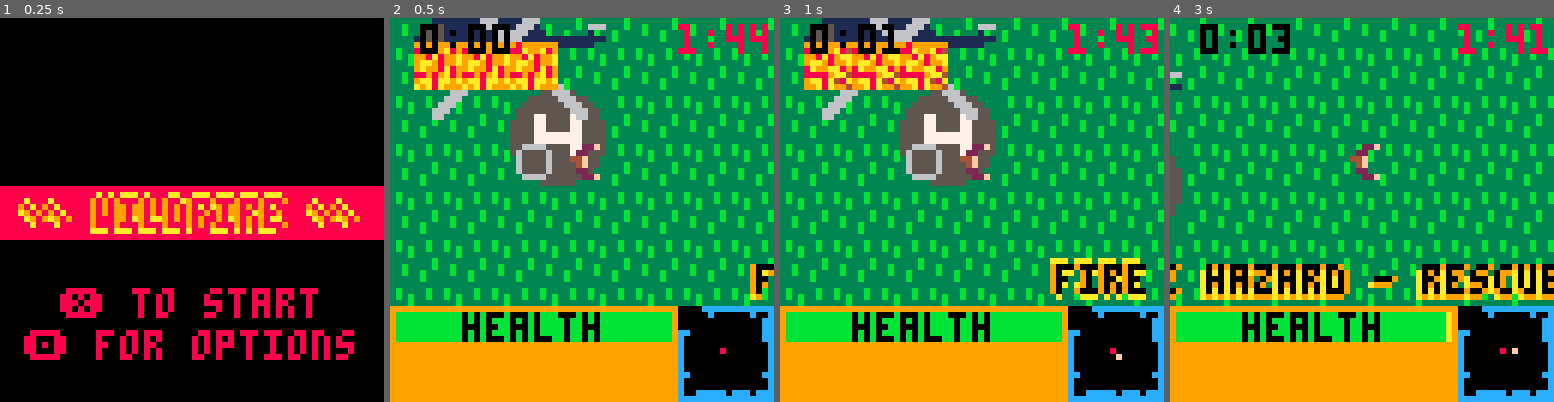
Above: before the commit, frames 1-4 (left to right).
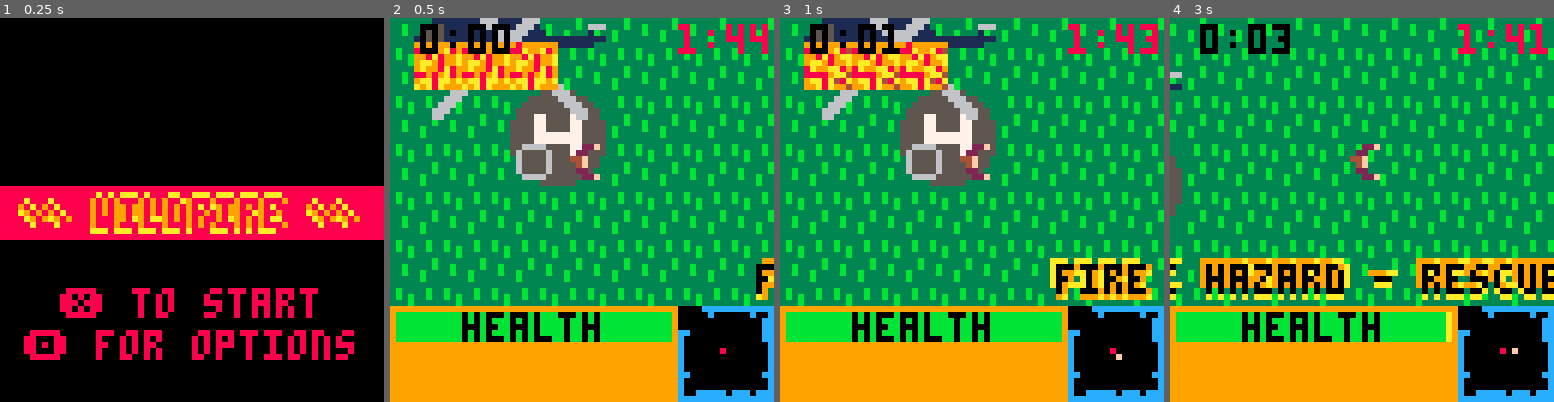
Above: after the commit, the same moments.

Repository: notCalle/pico-8-carts
Game: PICO-8 cartridge wildfire.p8
Same seed, same stepped clock (60 frames per second), same inputs: the game is played once before the commit and once after it.
Inputs:
- Up to frame 1 (0.25 s): no input
- Up to frame 2 (0.5 s): tap X (X key) at 0.33 s
- Up to frame 3 (1 s): tap O (Z key) at 0.7 s
- Up to frame 4 (3 s): tap X (X key) at 1.07, 1.85, 2.97 s; hold Right 1.6-2.1 s; tap O (Z key) every 0.4 s from 1.7 to 2.9 s; hold Up 2.15-2.42 s; hold Right from 2.47 s (still down)

Frame 1 is identical in both runs. In frame 2, 0.3% of the frame differs, in the area x 93-100%, y 62-74%; in frame 3, 1.1%; in frame 4, 4.7%, in the area x 0-100%, y 62-74%.

Commit message:
Add difficulty options and secret godmode

Diff:
--- a/wildfire.p8
+++ b/wildfire.p8
@@ -19,12 +19,15 @@
 cdata={
 	magic_number=0xdeadbeef,
 	magic=0,
-	version=1,
+	version=2,
 	last_time=2,
 	best_time=3,
 
 	opt={
-		nightmare=62,
+		burnout=59,
+		healing=60,
+		max_bkt=61,
+		difficulty=62,
 		music=63,
 	},
 
@@ -36,6 +39,7 @@
 		for n=2,63 do
 			dset(n,0)
 		end
+		dset(cdata.opt.max_bkt,opt.max("max_bkt"))
 	end,
 }
 
@@ -90,13 +94,13 @@
 
 menu_state={
 	init=function()
-		if(opt.bool("music")) music(0)
+		mus.play(0)
 	end,
 
 	update=function()
-		if button.po then
+		if padp.bo then
 			game.next(options_state)
-		elseif button.px then
+		elseif padp.bx then
 			game.next(world_state)
 		end
 	end,
@@ -116,58 +120,90 @@
 
 opt={
 	music={
-		t="bool",
-		tru=0
+		l={"music","no music"},on=0,
 	},
-	nightmare={
-		t="bool",
-		tru=1
+	difficulty={
+		l={"normal","nightmare","custom"},
+		update=function(v)
+			if v==0 then
+				opt._set("max_bkt",opt.max("max_bkt"))
+				opt._set("healing",opt["healing"].on)
+				opt._set("burnout",opt["burnout"].on)
+			elseif v==1 then
+				opt._set("max_bkt",2)
+				opt._set("healing",1-opt["healing"].on)
+				opt._set("burnout",1-opt["burnout"].on)
+			end
+		end,
 	},
+	max_bkt={
+		min=1,
+		max=5,
+		str=function(v)
+			return tostr(v).." buckets"
+		end,
+		update=function()
+			opt._set("difficulty",opt.max("difficulty"))
+		end,
+	},
+	healing={
+		l={"water heals","no healing"},on=0,
+		update=function()
+			opt._set("difficulty",opt.max("difficulty"))
+		end,
+	},
+	burnout={
+		l={"burns out","burn 4 ever"},on=0,
+		update=function()
+			opt._set("difficulty",opt.max("difficulty"))
+		end,
+	},
+
+	str=function(o)
+		local v=opt.get(o)
+		if(opt[o].str) return opt[o].str(v)
+		return opt[o].l[v+1]
+	end,
+
+	min=function(o)
+		if(opt[o].min) return opt[o].min
+		return 0
+	end,
+
+	max=function(o)
+		if(opt[o].max) return opt[o].max
+		return #opt[o].l-1
+	end,
 
 	get=function(o)
-		local t=opt[o].t
-		return opt["get_"..t](o)
+		return mid(opt.min(o),dget(cdata.opt[o]),opt.max(o))
+	end,
+
+	_set=function(o,v)
+		dset(cdata.opt[o],mid(opt.min(o),v,opt.max(o)))
 	end,
 
 	set=function(o,v)
-		local t=opt[o].t
-		opt["set_"..t](o,v)
-	end,
-
-	str=function(o)
-		local t=opt[o].t
-		return opt["str_"..t](o)
-	end,
-
-	str_bool=function(o)
-		if opt.bool(o) then
-			return "❎"
-		else
-			return "🅾️"
-		end
-	end,
-
-	get_bool=function(o)
-		return dget(cdata.opt[o])%2
-	end,
-
-	set_bool=function(o,v)
-		dset(cdata.opt[o],v%2)
-	end,
-
-	bool=function(o)
-		return opt[o].tru==opt.get(o)
+		opt._set(o,v)
+		if(opt[o].update) opt[o].update(v)
+	end,
+
+	on=function(o)
+		return opt[o].on==opt.get(o)
 	end,
 }
 
 options_state={
 	opt={
 		"music",
-		"nightmare",
+		"difficulty",
+		"max_bkt",
+		"healing",
+		"burnout",
 	},
 
 	init=function(my)
-		music(-1)
+		mus.stop()
 		my.sel=1
 	end,
 
@@ -182,7 +218,7 @@
 			opt.set(k,opt.get(k)+dv)
 		end
 
-		if(button.po or button.px) game.next(menu_state)
+		if(padp.bo or padp.bx) game.next(menu_state)
 	end,
 
 	draw=function(my)
@@ -191,12 +227,18 @@
 		for n=1,#my.opt do
 			local k=my.opt[n]
 			local str=opt.str(k)
+			local v=opt.get(k)
 
 			clip() camera(-1,6)
 			if n==my.sel then
-				print("⬅️"..str.."➡️ "..k,0,n*7,8)
+				local c
+				c=8 if(v==0) c=5
+				print("⬅️",0,n*7,c)
+				c=8 if(v==opt.max(k)) c=5
+				print("➡️",55,n*7,c)
+				cprint(str,n*7,8)
 			else
-				print("  "..str.."   "..k,0,n*7,5)
+				cprint(str,n*7,5)
 			end
 			n+=1
 		end
@@ -209,7 +251,11 @@
 
 gameover_state={
 	init=function()
-		music(-1)
+		mus.play(3)
+	end,
+
+	update=function()
+		if(padp.bx or padp.bo) game.next(menu_state)
 	end,
 
 	draw=function()
@@ -223,7 +269,11 @@
 
 rescued_state={
 	init=function()
-		music(-1)
+		mus.play(4)
+	end,
+
+	update=function()
+		if(padp.bx or padp.bo) game.next(menu_state)
 	end,
 
 	draw=function()
@@ -266,6 +316,7 @@
 
 	new=function(str,next_state)
 		my=banner -- fixme
+		if(my.str == str) return
 		my.x=-64
 		my.str=str
 		my.tick=game.tick+64+4*#str
@@ -273,6 +324,17 @@
 	end,
 }
 
+mus={
+	play=function(pat,delay,mask)
+		if(not opt.on("music")) return
+		music(pat,delay,mask)
+	end,
+
+	stop=function()
+		music(-1)
+	end,
+}
+
 -- items
 
 item={
@@ -282,8 +344,8 @@
 	take=function(play,x,y)
 		local ispr=iget(x,y)
 		if ispr==item.bucket or ispr==item.bucket_full then
-			if opt.bool("nightmare") and play.n_bkt>=2 then
-				banner.new("one bucket per hand")
+			if play.n_bkt>= opt.get("max_bkt") then
+				banner.new("can't carry more buckets")
 				return
 			end
 			play.n_bkt+=1
@@ -336,7 +398,7 @@
 	end,
 
 	heal=function(my,rate)
-		if(opt.bool("nightmare")) return
+		if(opt.on("healing")) return
 		local ht=(1+my.ht)*(1+rate)
 		my.ht=min(ht,my.max_ht)
 	end,
@@ -347,13 +409,8 @@
 	end,
 
 	move=function(my,spd)
-		local mov_x=0
-		local mov_y=0
-
-		if(button.l) mov_x-=1
-		if(button.r) mov_x+=1
-		if(button.u) mov_y-=1
-		if(button.d) mov_y+=1
+		local mov_x=pad.dx
+		local mov_y=pad.dy
 
 		if mov_x~=0 or mov_y~=0 then
 			my.hd_x=mov_x
@@ -415,9 +472,9 @@
 	update=function(my)
 		if(my.died) return
 		local pow=1
-		if(button.x) pow*=2
+		if(pad.bx) pow*=2
 		my.move(my,pow)
-		if(button.po) my.use_bucket(my,pow)
+		if(padp.bo) my.use_bucket(my,pow)
 		if(my.died) banner.new("you die",gameover_state)
 	end,
 
@@ -447,7 +504,7 @@
 				end
 			end
 		end
-		my.bkt-=1
+		if(not konami.on) my.bkt-=1
 	end,
 }
 
@@ -464,7 +521,7 @@
 
 		minimap.set(x,y,0)
 		iset(x,y,sp)
-		if rnd(1)<0.1 then
+		if opt.on("burnout") and rnd(1)<0.1 then
 			mset(x,y,4)
 		end
 	end,
@@ -512,7 +569,7 @@
 		end
 		if rnd(1)<prob then
 			fire.set(x,y)
-		elseif rnd(0.11)>prob then
+		elseif opt.on("burnout") and rnd(0.11)>prob then
 			fire.clr(x,y)
 		end
 	end,
@@ -759,14 +816,17 @@
 	update=update_world,
 
 	init=function()
+		init(konami)
 		init(player)
 		init(rescue)
 		init(world)
 		init(ui)
 		init(banner)
+		banner.new("❎ to sprint 🅾️ to throw, rescue on its way once you clear the helipad from fire")
 	end,
 
 	update=function()
+		update(konami)
 		update(player)
 		update(rescue)
 		update(world)
